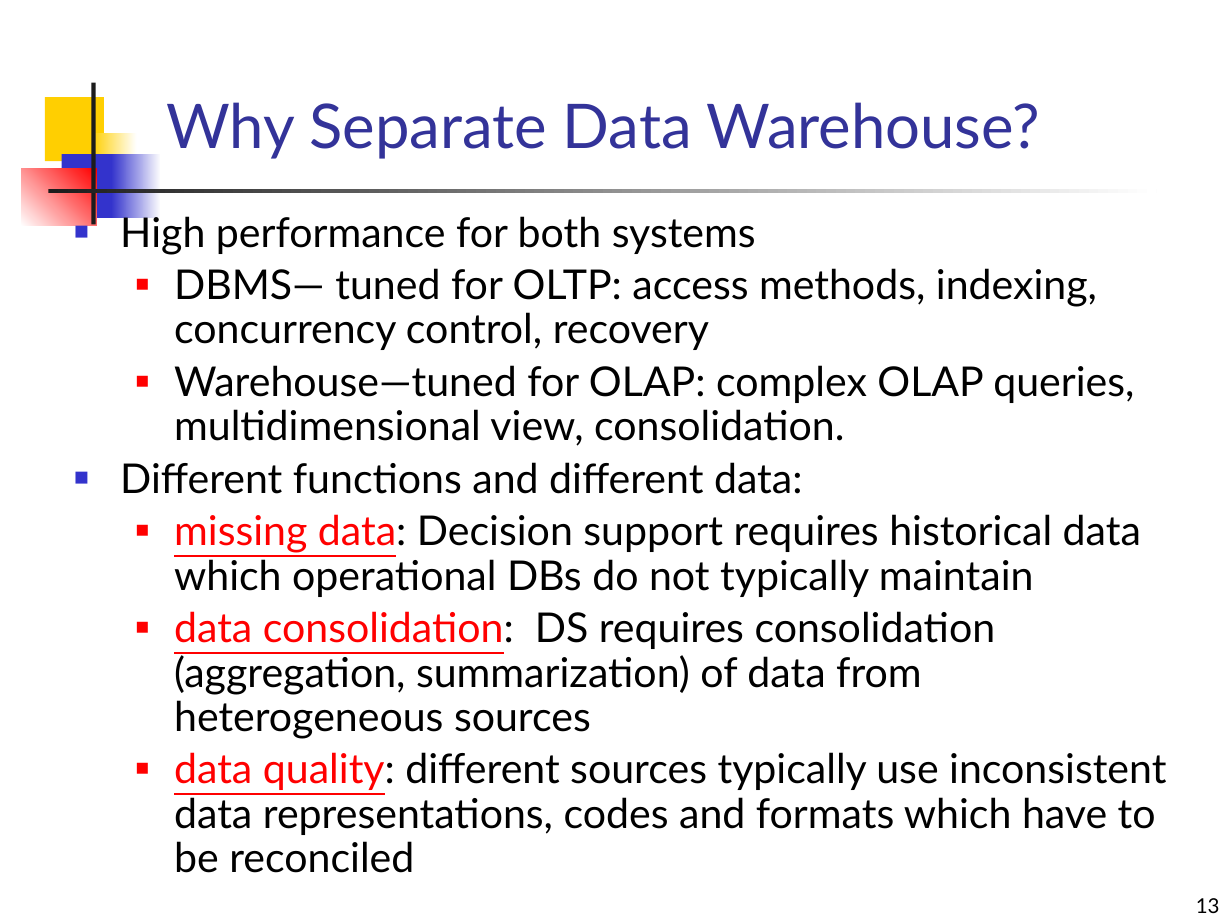
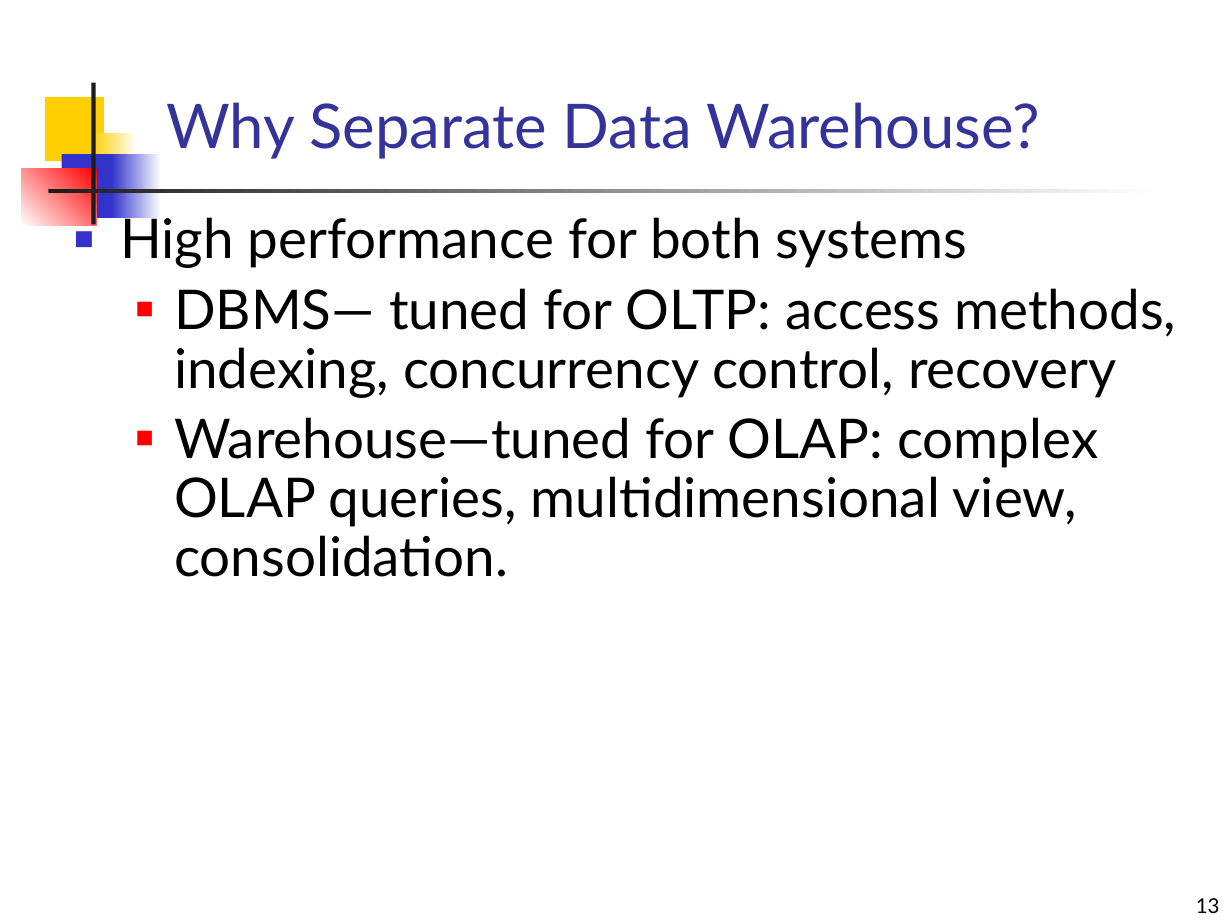
Before and after one commit to mahmoudparsian/data-warehousing, a slide deck: slide 13 of syllabus/week-10_review/introduction_to_data_warehousing.pptx. Drawn at 1232x924 pixels with LibreOffice and Linux fonts; fonts in the diff are those of the drawing. Boxes give left, top, right and bottom in pixels: in the first picture for what was removed or moved away, otherwise in the second. Text is boxed around its words. In the diff, an @@ line names an element or a change of style, - is before the commit and + after.

Commit message:
added

```diff
--- a/syllabus/week-10_review/introduction_to_data_warehousing.pptx
+++ b/syllabus/week-10_review/introduction_to_data_warehousing.pptx
@@ text "High performance for both systems" at [120,211,1176,577]: size 24 to 32 pt; more space between paragraphs @@
@@ text at [120,462,1166,873]: paragraphs removed @@
-■ Different functions and different data:
-  ■ missing data: Decision support requires historical data which operational DBs do not typically maintain
-  ■ data consolidation: DS requires consolidation (aggregation, summarization) of data from heterogeneous sources
-  ■ data quality: different sources typically use inconsistent data representations, codes and formats which have to be reconciled
```
Also in this commit, not shown: 1 slide added.
